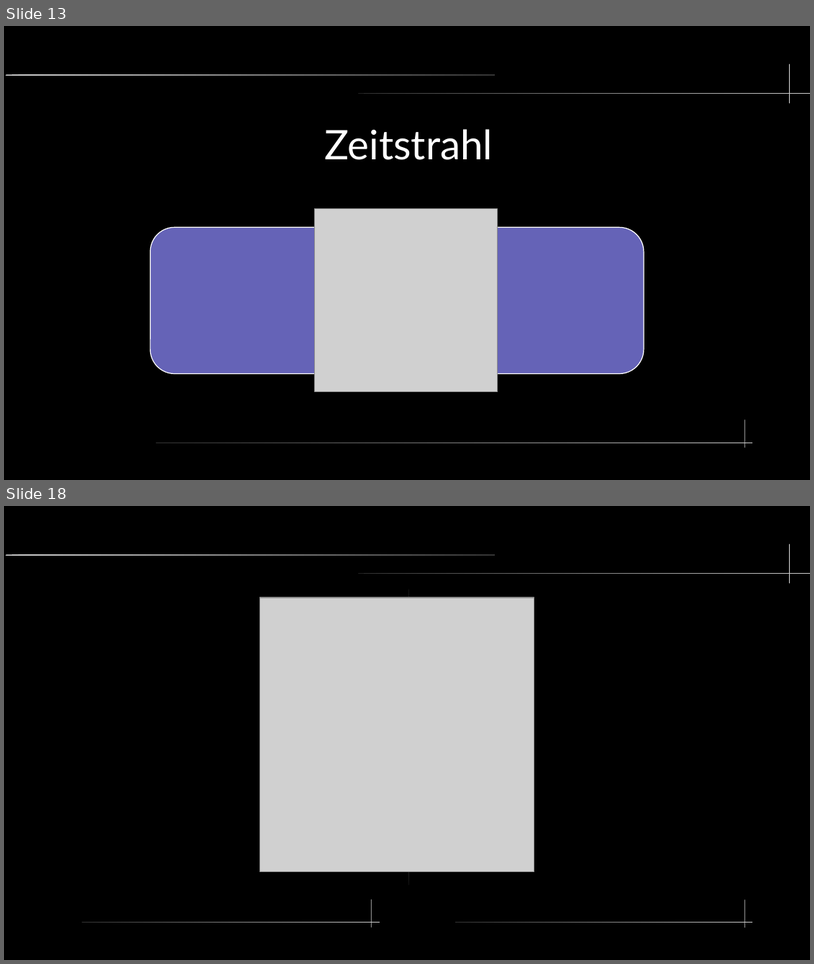
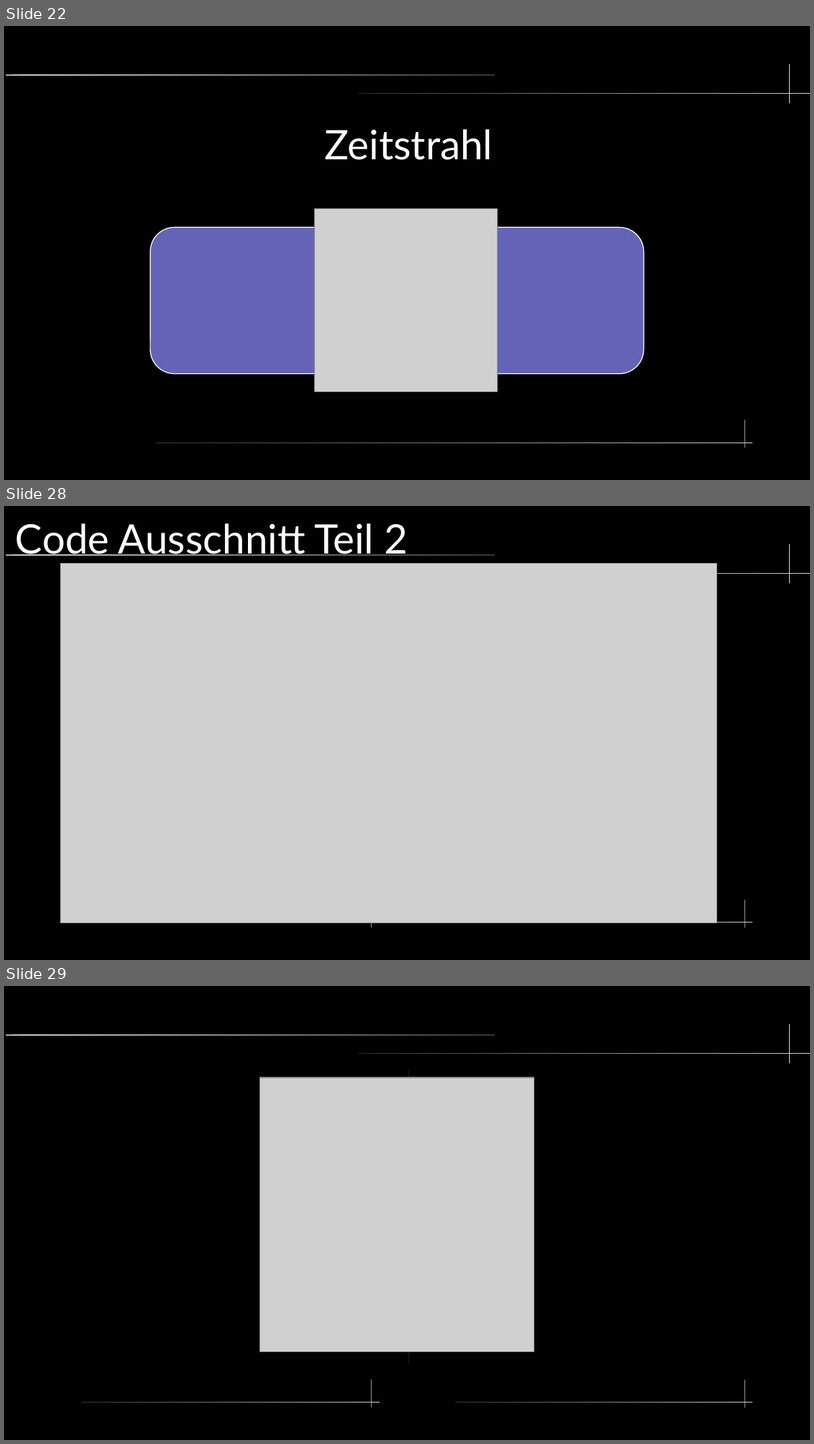
Before and after one commit to hyperbel/MatheProjekt22_23, a slide deck: Doc/Präsi/Präsentation.odp. Shown one above the other, each under a label of ours: slides 13 and 18 before the commit, slides 22, 28 and 29 after it; the slides between them are not shown. The pictures are 814x964 and 814x1444 pixels, drawn with LibreOffice and Linux fonts; fonts in the diff are those of the drawing; grey boxes stand for pictures. Boxes give left, top, right and bottom in pixels: in the first picture for what was removed or moved away, otherwise in the second. Text is boxed around its words. In the diff, an @@ line names an element or a change of style, - is before the commit and + after.

```diff
--- a/Doc/Präsi/Präsentation.odp
+++ b/Doc/Präsi/Präsentation.odp
@@ slide 28 added at (4, 506, 810, 960), background #000000; not listed: 7 template elements that a slide beside it also shows @@
@@ title added at (16, 523, 409, 556), 40 pt, text #FFFFFF @@
+Code Ausschnitt Teil 2
@@ picture added at (60, 564, 718, 923) @@
@@ what was slide 13 is now slide 22 @@
@@ what was slide 18 is now slide 29 @@
```
Also in this commit, not shown: 12 slides changed, 12 other slides added, 2 slides removed.
